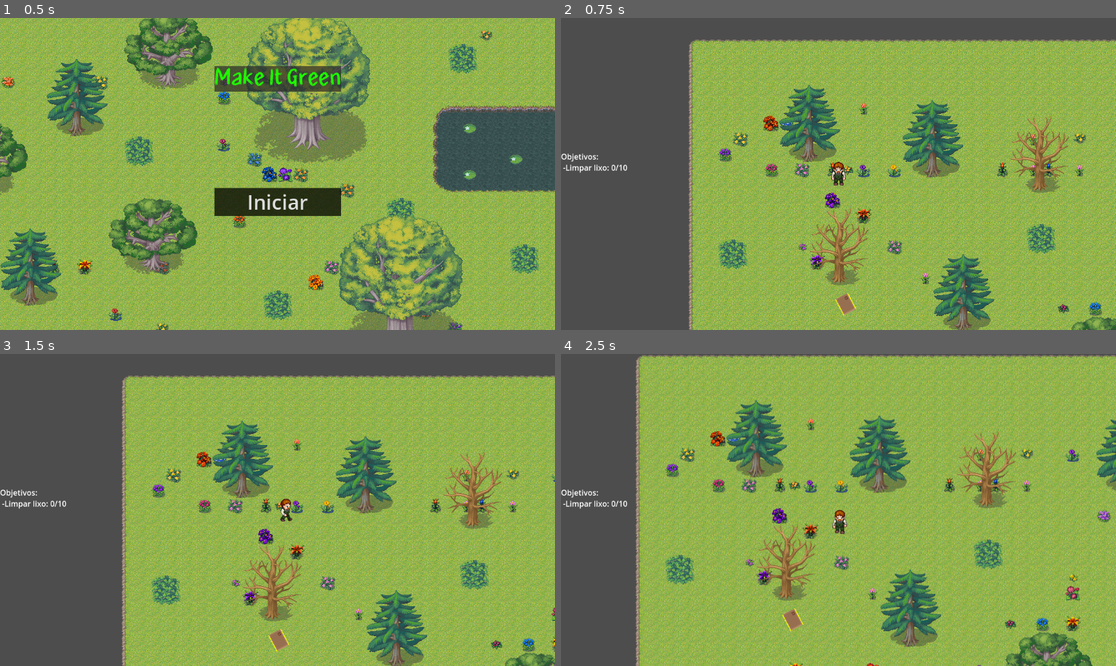
Above: before the commit, frames 1-4 (two rows, left to right).
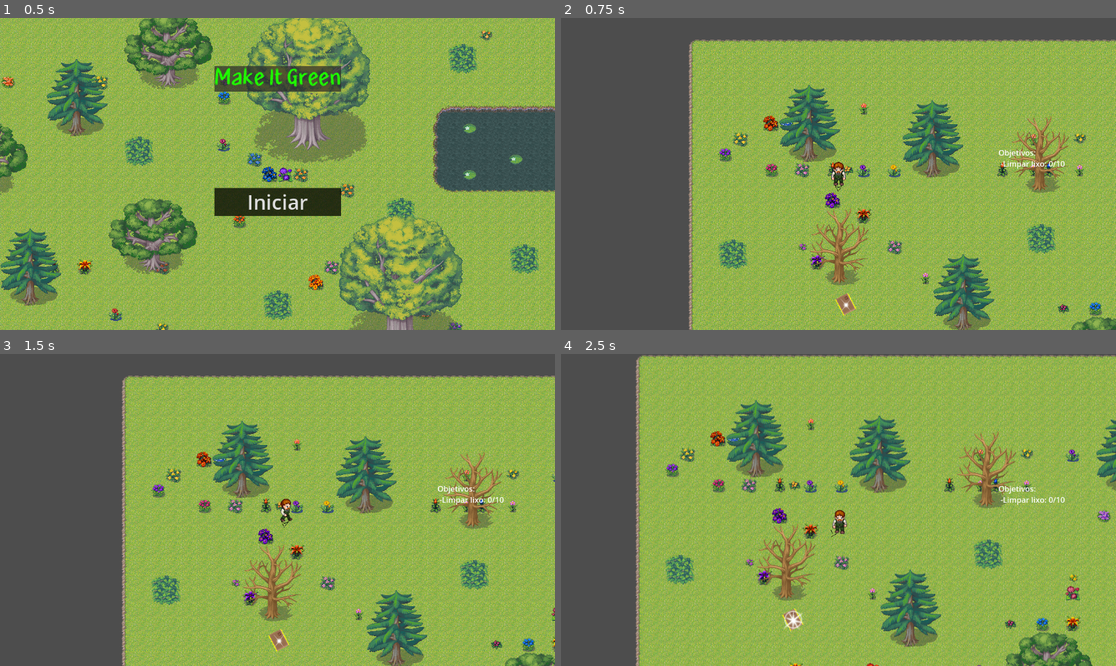
Above: after the commit, the same moments.

Repository: PothpothBR/make-it-green
Game: Godot game, scene res://menu.tscn
The game is run twice, just before and just after one commit, with the same random seed, the same clock (stepped at 60 frames per second) and the same inputs.
Inputs:
- Up to frame 1 (0.5 s): no input
- Up to frame 2 (0.75 s): click "Iniciar" at 0.5 s
- Up to frame 3 (1.5 s): hold Right (ui_right) from 1.28 s (still down); tap E (interact) at 1.35 s
- Up to frame 4 (2.5 s): release Right (ui_right) at 2.03 s; hold Down (ui_down) from 2.03 s (still down); tap E (interact) at 2.1 s

Frame 1 is identical in both runs. In frame 2, 0.4% of the frame differs, in the area x 0-91%, y 42-95%; in frame 3, 0.4%; in frame 4, 0.5%, in the area x 0-91%, y 42-89%.

Commit message:
Adicionado seta apontando para lixo proximo e Brilho no lixo para localizar mais facilmente

Diff:
--- a/Lixo.gd
+++ b/Lixo.gd
@@ -300,3 +300,10 @@
 # Called every frame. 'delta' is the elapsed time since the previous frame.
 func _process(_delta):
 	pass
+
+
+func lixoDestruido():
+	var player = get_tree().get_nodes_in_group("player")[0]
+	player.lixoAtual -= 1
+	var objetivos = get_tree().get_nodes_in_group("objetivos")[0]
+	objetivos.changeText(player.lixoAtual)
--- a/Personagem.gd
+++ b/Personagem.gd
@@ -4,6 +4,11 @@
 
 @onready var animacao = get_node("AnimatedSprite2D")
 @onready var interacao = get_node("AreaInteracao/ColisaoInteracao")
+@onready var circulo = get_node("CollisionShape2D")
+@onready var seta = get_node("CollisionShape2D/Sprite2D")
+@onready var p = get_node(".")
+@onready var lixoPerto: Vector2 = Vector2()
+
 var lixoTotal = 0
 var lixoAtual = 0
 
@@ -55,7 +60,31 @@
 	if Input.is_action_just_pressed("interact"):
 		interacao.disabled = false
 
+func getLixoPerto() -> void:
+	var player = get_tree().get_nodes_in_group("player")[0]
+	var lixos = get_tree().get_nodes_in_group("lixo")
+	if lixos.size() != 0:
+		var minVec = lixos[0].position
+		var min = Vector2(abs(player.position.x - lixos[0].position.x), abs(player.position.y - lixos[0].position.y))
+		for i in range(1, lixos.size()):
+			var nmin = Vector2(abs(player.position.x - lixos[i].position.x), abs(player.position.y - lixos[i].position.y))
+			if nmin.length() < min.length():
+				minVec = lixos[i].position
+				min = nmin
+		player.lixoPerto = minVec
+	else:
+		seta.visible = false
+
 func _physics_process(delta):
+
+	getLixoPerto()
+
+	var pp: Vector2 = p.position
+
+	circulo.rotation = pp.angle_to_point(lixoPerto)
+
+#	print(circulo.rotation)
+
 	interagir()
 
 	mover()
@@ -65,7 +94,4 @@
 	move_and_slide()
 
 func areaDentro(area):
-	var objetivos = get_tree().get_nodes_in_group("objetivos")[0]
 	area.get_parent().get_parent().tempoDeVida = 0.0
-	lixoAtual -= 1
-	objetivos.changeText(lixoAtual)
--- a/Raiz.gd
+++ b/Raiz.gd
@@ -9,7 +9,7 @@
 # Called when the node enters the scene tree for the first time.
 func _ready():
 	var contagemLixo = randi_range(geracaoLixo-modGeracaoLixo, geracaoLixo+modGeracaoLixo)
-	print("instanciando: ", contagemLixo, " lixo...")
+	print("instanciando: ", contagemLixo - 1, " lixo...")
 
 	var window_size: Vector2 = Vector2(3834, 2017)
 
@@ -19,7 +19,7 @@
 		lixo.position = Vector2(
 			randf_range(geracaoLixoPadding, window_size[0]-geracaoLixoPadding),
 			randf_range(geracaoLixoPadding, window_size[1]-geracaoLixoPadding)
-			)
+		)
 		add_child(lixo)
 	var player = get_tree().get_nodes_in_group("player")[0]
 	var objetivos = get_tree().get_nodes_in_group("objetivos")[0]
@@ -27,6 +27,16 @@
 	player.lixoAtual = contagemLixo
 	objetivos.lixoTotal = contagemLixo
 
+	var lixos = get_tree().get_nodes_in_group("lixo")
+	var minVec = lixos[0].position
+	var min = Vector2(abs(player.position.x - lixos[0].position.x), abs(player.position.y - lixos[0].position.y))
+	for i in range(1, lixos.size()):
+		var nmin = Vector2(abs(player.position.x - lixos[i].position.x), abs(player.position.y - lixos[i].position.y))
+		if nmin.length() < min.length():
+			minVec = lixos[i].position
+			min = nmin
+	player.lixoPerto = minVec
+
 # Called every frame. 'delta' is the elapsed time since the previous frame.
 func _process(delta):
-	pass
+	print(Engine.get_frames_per_second())
--- a/lixo.tscn
+++ b/lixo.tscn
@@ -1,8 +1,9 @@
-[gd_scene load_steps=7 format=3 uid="uid://cynuhdl7bt1y4"]
+[gd_scene load_steps=13 format=3 uid="uid://cynuhdl7bt1y4"]
 
 [ext_resource type="Script" path="res://Lixo.gd" id="1_4y11w"]
 [ext_resource type="Texture2D" uid="uid://dh40hirwn8xqd" path="res://resources/spritesheet-lixo.png" id="2_en1g7"]
 [ext_resource type="Shader" path="res://lixoOutline.gdshader" id="2_hwtuc"]
+[ext_resource type="Texture2D" uid="uid://h8xvh4afp80w" path="res://resources/021-Light01.png" id="4_nkjwt"]
 
 [sub_resource type="ShaderMaterial" id="ShaderMaterial_geeah"]
 shader = ExtResource("2_hwtuc")
@@ -17,6 +18,42 @@
 
 [sub_resource type="RectangleShape2D" id="RectangleShape2D_x31c3"]
 size = Vector2(32, 32)
+
+[sub_resource type="AtlasTexture" id="AtlasTexture_g4pm4"]
+atlas = ExtResource("4_nkjwt")
+region = Rect2(384, 0, 192, 192)
+
+[sub_resource type="AtlasTexture" id="AtlasTexture_vh6j1"]
+atlas = ExtResource("4_nkjwt")
+region = Rect2(768, 0, 192, 192)
+
+[sub_resource type="AtlasTexture" id="AtlasTexture_vmk1v"]
+atlas = ExtResource("4_nkjwt")
+region = Rect2(576, 0, 192, 192)
+
+[sub_resource type="AtlasTexture" id="AtlasTexture_om0mx"]
+atlas = ExtResource("4_nkjwt")
+region = Rect2(768, 0, 192, 192)
+
+[sub_resource type="SpriteFrames" id="SpriteFrames_14dlo"]
+animations = [{
+"frames": [{
+"duration": 1.0,
+"texture": SubResource("AtlasTexture_g4pm4")
+}, {
+"duration": 1.0,
+"texture": SubResource("AtlasTexture_vh6j1")
+}, {
+"duration": 1.0,
+"texture": SubResource("AtlasTexture_vmk1v")
+}, {
+"duration": 1.0,
+"texture": SubResource("AtlasTexture_om0mx")
+}],
+"loop": true,
+"name": &"default",
+"speed": 5.0
+}]
 
 [node name="Lixo" type="Node2D" groups=["lixo"]]
 z_index = -1
@@ -41,4 +78,14 @@
 [node name="CollisionShape2D" type="CollisionShape2D" parent="Corpo/Area2D"]
 shape = SubResource("RectangleShape2D_x31c3")
 
+[node name="AnimatedSprite2D" type="AnimatedSprite2D" parent="Corpo"]
+z_index = 4096
+z_as_relative = false
+scale = Vector2(0.5, 0.5)
+sprite_frames = SubResource("SpriteFrames_14dlo")
+autoplay = "default"
+frame_progress = 0.831051
+
 [node name="Timer" type="Timer" parent="."]
+
+[connection signal="tree_exiting" from="." to="." method="lixoDestruido"]
--- a/objetivos.tscn
+++ b/objetivos.tscn
@@ -6,14 +6,16 @@
 script = ExtResource("1_3f28o")
 
 [node name="RichTextLabel" type="RichTextLabel" parent="."]
-anchors_preset = 4
+anchors_preset = 6
+anchor_left = 1.0
 anchor_top = 0.5
+anchor_right = 1.0
 anchor_bottom = 0.5
-offset_top = -48.0
-offset_right = 186.0
-offset_bottom = 64.0
+offset_left = -244.0
+offset_top = -56.0
+offset_bottom = 56.0
+grow_horizontal = 0
 grow_vertical = 2
 bbcode_enabled = true
-text = "AAAAAAAAAAAAAAAAAAAAAAA"
 fit_content = true
 autowrap_mode = 0
--- a/personagem.tscn
+++ b/personagem.tscn
@@ -1,7 +1,8 @@
-[gd_scene load_steps=40 format=3 uid="uid://dvlweejf5trdf"]
+[gd_scene load_steps=42 format=3 uid="uid://dvlweejf5trdf"]
 
 [ext_resource type="Script" path="res://Personagem.gd" id="1_08jtd"]
 [ext_resource type="Texture2D" uid="uid://cwd5naksclntu" path="res://resources/character.png" id="2_486j0"]
+[ext_resource type="Texture2D" uid="uid://c0aj3v8o8cb4h" path="res://resources/UI/arrow.png" id="3_bltlj"]
 
 [sub_resource type="AtlasTexture" id="AtlasTexture_tn3vh"]
 atlas = ExtResource("2_486j0")
@@ -269,6 +270,9 @@
 
 [sub_resource type="RectangleShape2D" id="RectangleShape2D_gvndx"]
 
+[sub_resource type="CircleShape2D" id="CircleShape2D_qwqea"]
+radius = 30.0
+
 [node name="Personagem" type="CharacterBody2D" groups=["player"]]
 z_as_relative = false
 motion_mode = 1
@@ -294,4 +298,14 @@
 shape = SubResource("RectangleShape2D_gvndx")
 disabled = true
 
+[node name="CollisionShape2D" type="CollisionShape2D" parent="."]
+shape = SubResource("CircleShape2D_qwqea")
+disabled = true
+
+[node name="Sprite2D" type="Sprite2D" parent="CollisionShape2D"]
+position = Vector2(30, 0)
+scale = Vector2(0.02, 0.02)
+texture = ExtResource("3_bltlj")
+flip_h = true
+
 [connection signal="area_entered" from="AreaInteracao" to="." method="areaDentro"]
Binary file added: resources/021-Light01.png
Not shown, added: resources/021-Light01.png.import
Binary file added: resources/UI/arrow.png
Not shown, added: resources/UI/arrow.png.import
